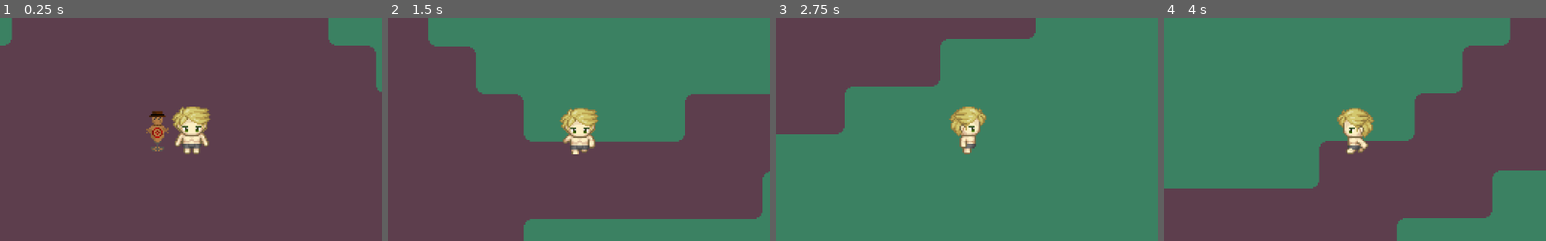
Above: before the commit, frames 1-4 (left to right).
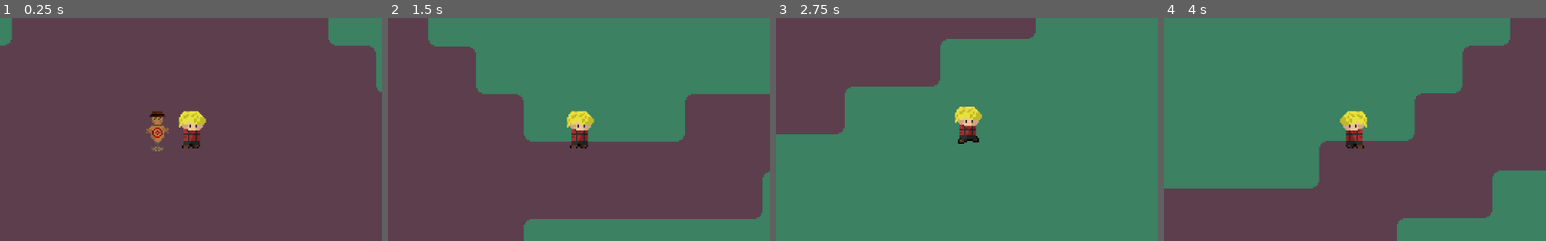
Above: after the commit, the same moments.

Repository: TheNesko/Call_Of_Prime
Game: Godot game, scene res://Bin/WorldScenes/GrassLand.tscn
Two runs of this game, one before a commit and one after it. Both use one fixed random seed, a clock stepped at 60 frames per second and the inputs below.
Inputs:
- Up to frame 1 (0.25 s): no input
- Up to frame 2 (1.5 s): tap Enter at 0.5 s; hold D (Right) 0.53-1.28 s; hold Shift 0.53-1.28 s; tap Space at 0.77 s; hold S (Down) from 1.28 s (still down); tap Shift at 1.35 s
- Up to frame 3 (2.75 s): tap Space at 1.52 s; release S (Down) at 2.03 s; hold D (Right) from 2.03 s (still down); hold Shift from 2.03 s (still down)
- Up to frame 4 (4 s): release D (Right) at 2.78 s; release Shift at 2.78 s; hold W (Up) 2.78-3.53 s; tap Shift at 2.85 s; tap Space at 3.02, 3.77 s; hold A (Left) from 3.53 s (still down); hold Shift from 3.53 s (still down)
The pictures show only the part of the screen within x 25-75%, y 25-75%; the shares and areas given below are measured in that part.

The runs differ from the first frame. In frame 1, 1.6% of the frame differs, in the area x 45-55%, y 39-62%; in frame 2, 1.5%; in frame 3, 1.3%; in frame 4, 1.3%.

Commit message:
Player Update

Diff:
--- a/Bin/Scenes/Player.tscn
+++ b/Bin/Scenes/Player.tscn
@@ -1,7 +1,7 @@
-[gd_scene load_steps=28 format=2]
+[gd_scene load_steps=13 format=2]
 
 [ext_resource path="res://Bin/Scripts/PlayerController.gd" type="Script" id=1]
-[ext_resource path="res://Bin/Textures/Player/MC.png" type="Texture" id=2]
+[ext_resource path="res://Bin/Textures/Player/postacanimacja-sheet.png" type="Texture" id=2]
 [ext_resource path="res://Bin/Scripts/StateMachine.gd" type="Script" id=3]
 
 [sub_resource type="RectangleShape2D" id=24]
@@ -13,127 +13,37 @@
 radius = 4.0
 height = 8.0
 
-[sub_resource type="AtlasTexture" id=1]
-atlas = ExtResource( 2 )
-region = Rect2( 32, 64, 32, 32 )
-
-[sub_resource type="AtlasTexture" id=6]
-atlas = ExtResource( 2 )
-region = Rect2( 0, 32, 32, 32 )
-
-[sub_resource type="AtlasTexture" id=7]
-atlas = ExtResource( 2 )
-region = Rect2( 32, 32, 32, 32 )
-
-[sub_resource type="AtlasTexture" id=8]
-atlas = ExtResource( 2 )
-region = Rect2( 64, 32, 32, 32 )
-
-[sub_resource type="AtlasTexture" id=20]
-atlas = ExtResource( 2 )
-region = Rect2( 32, 32, 32, 32 )
-
-[sub_resource type="AtlasTexture" id=10]
-atlas = ExtResource( 2 )
-region = Rect2( 0, 96, 32, 32 )
-
-[sub_resource type="AtlasTexture" id=11]
-atlas = ExtResource( 2 )
-region = Rect2( 32, 96, 32, 32 )
-
-[sub_resource type="AtlasTexture" id=12]
-atlas = ExtResource( 2 )
-region = Rect2( 64, 96, 32, 32 )
-
-[sub_resource type="AtlasTexture" id=21]
-atlas = ExtResource( 2 )
-region = Rect2( 32, 96, 32, 32 )
-
-[sub_resource type="AtlasTexture" id=2]
-atlas = ExtResource( 2 )
-region = Rect2( 32, 32, 32, 32 )
-
-[sub_resource type="AtlasTexture" id=14]
+[sub_resource type="AtlasTexture" id=26]
 atlas = ExtResource( 2 )
 region = Rect2( 0, 0, 32, 32 )
 
-[sub_resource type="AtlasTexture" id=15]
+[sub_resource type="AtlasTexture" id=28]
 atlas = ExtResource( 2 )
 region = Rect2( 32, 0, 32, 32 )
 
-[sub_resource type="AtlasTexture" id=16]
+[sub_resource type="AtlasTexture" id=29]
 atlas = ExtResource( 2 )
 region = Rect2( 64, 0, 32, 32 )
 
-[sub_resource type="AtlasTexture" id=22]
+[sub_resource type="AtlasTexture" id=30]
 atlas = ExtResource( 2 )
-region = Rect2( 32, 0, 32, 32 )
+region = Rect2( 96, 0, 32, 32 )
 
-[sub_resource type="AtlasTexture" id=3]
+[sub_resource type="AtlasTexture" id=27]
 atlas = ExtResource( 2 )
-region = Rect2( 0, 64, 32, 32 )
-
-[sub_resource type="AtlasTexture" id=4]
-atlas = ExtResource( 2 )
-region = Rect2( 32, 64, 32, 32 )
-
-[sub_resource type="AtlasTexture" id=5]
-atlas = ExtResource( 2 )
-region = Rect2( 64, 64, 32, 32 )
-
-[sub_resource type="AtlasTexture" id=19]
-atlas = ExtResource( 2 )
-region = Rect2( 32, 64, 32, 32 )
-
-[sub_resource type="AtlasTexture" id=9]
-atlas = ExtResource( 2 )
-region = Rect2( 32, 96, 32, 32 )
-
-[sub_resource type="AtlasTexture" id=13]
-atlas = ExtResource( 2 )
-region = Rect2( 32, 0, 32, 32 )
+region = Rect2( 0, 0, 32, 32 )
 
 [sub_resource type="SpriteFrames" id=17]
 animations = [ {
-"frames": [ SubResource( 1 ) ],
-"loop": true,
-"name": "Idle-Right",
+"frames": [ SubResource( 26 ) ],
+"loop": false,
+"name": "Idle",
 "speed": 5.0
 }, {
-"frames": [ SubResource( 6 ), SubResource( 7 ), SubResource( 8 ), SubResource( 20 ) ],
+"frames": [ SubResource( 28 ), SubResource( 29 ), SubResource( 30 ), SubResource( 27 ) ],
 "loop": true,
-"name": "Walk-Left",
-"speed": 5.0
-}, {
-"frames": [ SubResource( 10 ), SubResource( 11 ), SubResource( 12 ), SubResource( 21 ) ],
-"loop": true,
-"name": "Walk-Up",
-"speed": 5.0
-}, {
-"frames": [ SubResource( 2 ) ],
-"loop": true,
-"name": "Idle-Left",
-"speed": 5.0
-}, {
-"frames": [ SubResource( 14 ), SubResource( 15 ), SubResource( 16 ), SubResource( 22 ) ],
-"loop": true,
-"name": "Walk-Down",
-"speed": 5.0
-}, {
-"frames": [ SubResource( 3 ), SubResource( 4 ), SubResource( 5 ), SubResource( 19 ) ],
-"loop": true,
-"name": "Walk-Right",
-"speed": 5.0
-}, {
-"frames": [ SubResource( 9 ) ],
-"loop": true,
-"name": "Idle-Up",
-"speed": 5.0
-}, {
-"frames": [ SubResource( 13 ) ],
-"loop": true,
-"name": "Idle-Down",
-"speed": 5.0
+"name": "Walk",
+"speed": 8.0
 } ]
 
 [node name="Player" type="KinematicBody2D"]
@@ -175,6 +85,6 @@
 [node name="Sprite" type="AnimatedSprite" parent="."]
 position = Vector2( 0, -16 )
 frames = SubResource( 17 )
-animation = "Walk-Down"
-frame = 1
+animation = "Idle"
 playing = true
+flip_h = true
--- a/Bin/Scripts/PlayerController.gd
+++ b/Bin/Scripts/PlayerController.gd
@@ -30,7 +30,13 @@
 		return "Left"
 	return LastDirection
 
-func _Play_Animation(State:String,WalkDirection:String):
-	var NextAnim = str(State,"-",WalkDirection)
+func _Play_Animation(State:String):
+	var NextAnim = str(State)
 	if AnimPlayer.animation == NextAnim: return
-	AnimPlayer.animation = str(State,"-",WalkDirection)
+	AnimPlayer.animation = str(State)
+
+func _Flip():
+	if Input.is_action_just_pressed("Left"):
+		$Sprite.flip_h = false
+	if Input.is_action_just_pressed("Right"):
+		$Sprite.flip_h = true
--- a/Bin/Scripts/StateMachine.gd
+++ b/Bin/Scripts/StateMachine.gd
@@ -12,15 +12,17 @@
 func _process(_delta) -> void:
 	_Update_State(_State_Checker())
 
-	parent.Velocity.x = Input.get_axis("Left","Right")*parent.Speed
-	parent.Velocity.y = Input.get_axis("Up","Down")*parent.Speed
+	parent._Flip()
+
+	parent.Velocity.x = Input.get_axis("Left","Right")
+	parent.Velocity.y = Input.get_axis("Up","Down")
+	parent.Velocity = parent.Velocity.normalized()*parent.Speed
 
 	match State:
 		States.Idle:
-			parent._Play_Animation("Idle",parent._Check_Direction())
+			parent._Play_Animation("Idle")
 		States.Walk:
-			parent._Play_Animation("Walk",parent._Check_Direction())
-
+			parent._Play_Animation("Walk")
 
 func _physics_process(_delta) -> void:
 	parent._Move()
Binary file added: Bin/Textures/Player/postacanimacja-sheet.png
Not shown, added: Bin/Textures/Player/postacanimacja-sheet.png.import
Binary file added: Bin/Textures/drewnianymiecz.png
Not shown, added: Bin/Textures/drewnianymiecz.png.import
